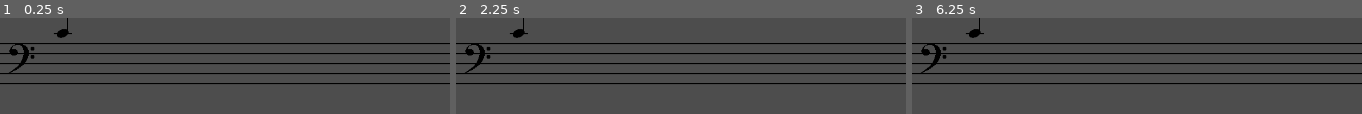
Above: before the commit, frames 1-3 (left to right).
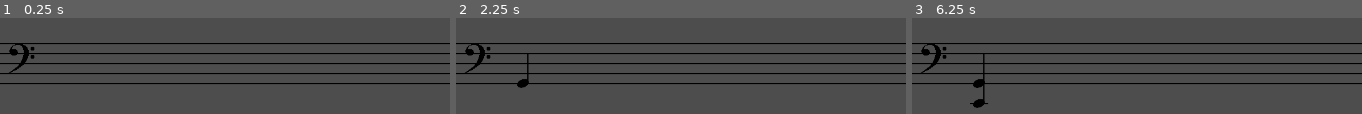
Above: after the commit, the same moments.

Repository: ethanwhall389/note-read
Game: Godot game, scene res://scenes/levels/level01.tscn
The game is run twice, just before and just after one commit, with the same random seed, the same clock (stepped at 60 frames per second) and the same inputs. The project has no main scene, so this scene is started directly.
Inputs:
- Up to frame 1 (0.25 s): no input
- Up to frame 2 (2.25 s): tap Enter at 0.5, 2 s; tap Space at 1.25 s
- Up to frame 3 (6.25 s): tap Space at 2.75, 4.25 s; tap Enter at 3.5 s

The runs differ from the first frame. In frame 1, 0.2% of the frame differs, in the area x 12-16%, y 0-21%; in frame 2, 0.5%; in frame 3, 0.8%, in the area x 12-17%, y 0-94%.

Commit message:
add basic staff and note spawning

Diff:
--- a/new-game-project/autoload/game_manager.gd
+++ b/new-game-project/autoload/game_manager.gd
@@ -2,8 +2,10 @@
 
 var current_level = 1
 
+const Staff_Line_Height = 8.0
+
 const Levels = {
-	1: [{"note": "G1"}, {"note": "C2"}, {"emphasis": []}],
+	1: [{"note": "G1"}, {"note": "C1"}, {"emphasis_indexes": [1]}],
 	2: [{"note": "G1"}, {"note": "C2"}, {"note": "B1"}, {"emphasis": ["B1"]}],
 }
 
--- a/new-game-project/autoload/notes_registry.gd
+++ b/new-game-project/autoload/notes_registry.gd
@@ -1,9 +1,9 @@
 extends Node
 
-const Notes = {
-	"C1": {"name": "C", "staff_position": -4, "ledger_through": true, "ledgers_above":  1, "ledgers_below": 0, "stem_up": true},
-	"D1": {"name": "D", "staff_position": -3, "ledger_through": false, "ledgers_above":  1, "ledgers_below": 0, "stem_up": true},
-	"E1": {"name": "E", "staff_position": -2, "ledger_through": true, "ledgers_above":  0, "ledgers_below": 0, "stem_up": true},
-	"F1": {"name": "F", "staff_position": -1, "ledger_through": false, "ledgers_above":  0, "ledgers_below": 0, "stem_up": true},
+const notes = {
+	"C1": {"name": "C", "staff_position": 4, "ledger_through": true, "ledgers_above":  1, "ledgers_below": 0, "stem_up": true},
+	"D1": {"name": "D", "staff_position": 3, "ledger_through": false, "ledgers_above":  1, "ledgers_below": 0, "stem_up": true},
+	"E1": {"name": "E", "staff_position": 2, "ledger_through": true, "ledgers_above":  0, "ledgers_below": 0, "stem_up": true},
+	"F1": {"name": "F", "staff_position": 1, "ledger_through": false, "ledgers_above":  0, "ledgers_below": 0, "stem_up": true},
 	"G1": {"name": "G", "staff_position": 0, "ledger_through": false, "ledgers_above":  0, "ledgers_below": 0, "stem_up": true},
 }
--- /dev/null
+++ b/new-game-project/entities/note.gd
@@ -0,0 +1,3 @@
+extends Node2D
+
+# func setup(note :Dictionary) -> void:
--- a/new-game-project/entities/note.tscn
+++ b/new-game-project/entities/note.tscn
@@ -1,32 +1,34 @@
 [gd_scene format=3 uid="uid://cg1m7rfuweku5"]
 
+[ext_resource type="Script" uid="uid://ddrys0s6e23hv" path="res://entities/note.gd" id="1_4dkrx"]
 [ext_resource type="Texture2D" uid="uid://ck8nyix1ypcfp" path="res://assets/art/note/note-head.svg" id="1_gb8vh"]
 [ext_resource type="Texture2D" uid="uid://bb262mlalvpdp" path="res://assets/art/note/stem.svg" id="2_4dkrx"]
 [ext_resource type="Texture2D" uid="uid://dq1o3vrlwdhu4" path="res://assets/art/note/ledger-line.svg" id="3_tggj4"]
 
 [node name="Note" type="Node2D" unique_id=695582702]
+script = ExtResource("1_4dkrx")
 
 [node name="NoteHead" type="Sprite2D" parent="." unique_id=1577261905]
-position = Vector2(100.13499, 40.62)
+position = Vector2(0.13497162, -0.38000488)
 scale = Vector2(0.29, 0.29)
 texture = ExtResource("1_gb8vh")
 
 [node name="Stem" type="Sprite2D" parent="." unique_id=1387670507]
-position = Vector2(108.13499, 16.62)
+position = Vector2(8.134972, -24.380003)
 scale = Vector2(0.29, 0.29)
 texture = ExtResource("2_4dkrx")
 
 [node name="LedgerLine01" type="Sprite2D" parent="." unique_id=656219810]
-position = Vector2(100.354996, 40.999996)
+position = Vector2(0.35498047, -7.6293945e-06)
 scale = Vector2(0.29, 0.29)
 texture = ExtResource("3_tggj4")
 
 [node name="LedgerLine02" type="Sprite2D" parent="." unique_id=526764182]
-position = Vector2(100.355, 41.000004)
+position = Vector2(0.3549881, 0)
 scale = Vector2(0.29, 0.29)
 texture = ExtResource("3_tggj4")
 
 [node name="LedgerLine03" type="Sprite2D" parent="." unique_id=1118111545]
-position = Vector2(100.355, 41.000004)
+position = Vector2(0.3549881, 0)
 scale = Vector2(0.29, 0.29)
 texture = ExtResource("3_tggj4")
--- a/new-game-project/scenes/levels/level01.tscn
+++ b/new-game-project/scenes/levels/level01.tscn
@@ -2,13 +2,19 @@
 
 [ext_resource type="PackedScene" uid="uid://bsjptrq6yr2us" path="res://entities/staff.tscn" id="1_g0jr5"]
 [ext_resource type="PackedScene" uid="uid://c02x3lovllpck" path="res://systems/spawner.tscn" id="2_i4uh8"]
-[ext_resource type="PackedScene" uid="uid://cg1m7rfuweku5" path="res://entities/note.tscn" id="3_qwlqn"]
 
 [node name="Level01" type="Node2D" unique_id=462609379]
 
 [node name="Staff" parent="." unique_id=210088103 instance=ExtResource("1_g0jr5")]
 
-[node name="Spawner" parent="." unique_id=1663377936 instance=ExtResource("2_i4uh8")]
+[node name="Spawner" parent="." unique_id=1663377936 node_paths=PackedStringArray("spawn_point") instance=ExtResource("2_i4uh8")]
+spawn_point = NodePath("../SpawnPoint")
 
-[node name="Note" parent="." unique_id=695582702 instance=ExtResource("3_qwlqn")]
-position = Vector2(0, -16)
+[node name="Timer" type="Timer" parent="Spawner" unique_id=1694116599]
+wait_time = 2.0
+autostart = true
+
+[node name="SpawnPoint" type="Node2D" parent="." unique_id=659702277]
+position = Vector2(107, 105)
+
+[connection signal="timeout" from="Spawner/Timer" to="Spawner" method="_on_timer_timeout"]
--- /dev/null
+++ b/new-game-project/systems/spawner.gd
@@ -0,0 +1,54 @@
+extends Node2D
+
+var current_level = GameManager.Levels[GameManager.current_level]
+var notes_registry = NotesRegistry.notes
+
+var level_notes = []
+var emphasis_indexes = []
+
+@onready var note_scene = preload("res://entities/note.tscn")
+
+@export var spawn_point: Node2D
+
+func _ready() -> void:
+	get_notes_for_level()
+
+
+
+func get_notes_for_level():
+
+	#get note keys
+	var keys = []
+
+	for item in current_level:
+		if item.has("note"):
+			keys.append(item["note"])
+		elif item.has("emphasis_indexes"):
+			emphasis_indexes = item["emphasis_indexes"]
+
+	#map the notes
+
+	for key in keys:
+		var current_key = key
+		level_notes.append(notes_registry[key])
+
+
+	print(level_notes)
+	print(emphasis_indexes)
+
+
+
+func _on_timer_timeout() -> void:
+	#get random note
+	var note_data = level_notes.pick_random()
+	print("chosen note: ", note_data)
+
+	#add note scene
+
+	var spawn_x = spawn_point.global_position.x
+	var spawn_y = spawn_point.global_position.y + (note_data["staff_position"] * GameManager.Staff_Line_Height)
+
+	var note = note_scene.instantiate()
+	add_child(note)
+	note.global_position = Vector2(spawn_x, spawn_y)
+	#note.setup(note_data)
--- a/new-game-project/systems/spawner.tscn
+++ b/new-game-project/systems/spawner.tscn
@@ -1,3 +1,6 @@
 [gd_scene format=3 uid="uid://c02x3lovllpck"]
 
+[ext_resource type="Script" uid="uid://dkfx3xnwigiin" path="res://systems/spawner.gd" id="1_bu5ra"]
+
 [node name="Spawner" type="Node2D" unique_id=1663377936]
+script = ExtResource("1_bu5ra")
Not shown, added: new-game-project/entities/note.gd.uid
Not shown, added: new-game-project/systems/spawner.gd.uid
